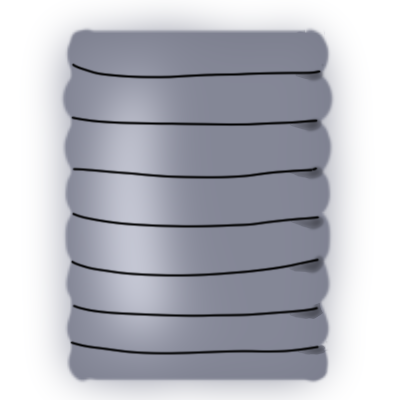
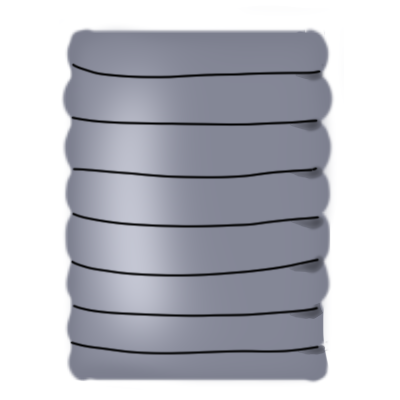
Layered file, before and after one edit (400×400). Changes by layer:
painted on "Слой 2" over [28, 0, 367, 400]
painted on "Слой 2 копия" over [59, 85, 334, 384]
